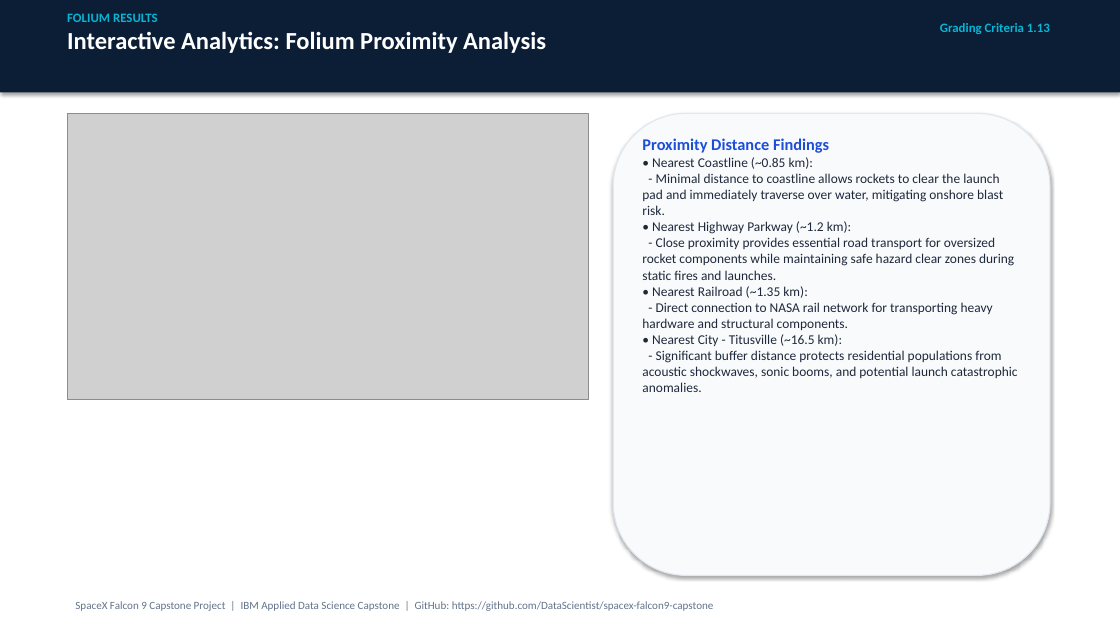
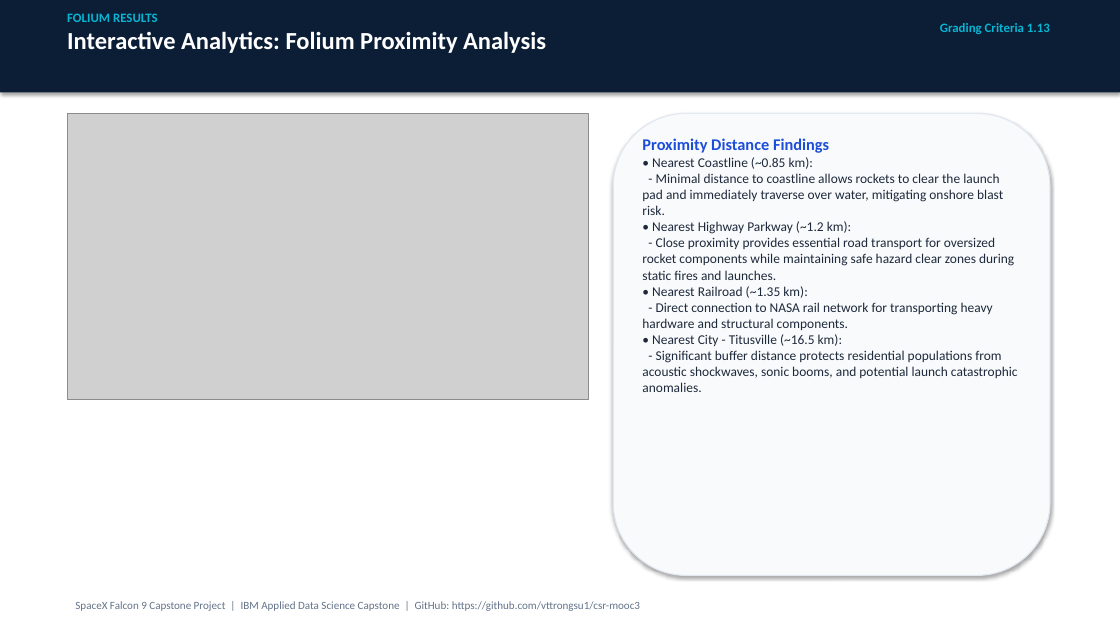
Before and after one commit to vttrongsu1/csr-mooc3, a slide deck: slide 17 of Data Science Capstone Project Report.pptx. Drawn at 1120x630 pixels with LibreOffice and Linux fonts; fonts in the diff are those of the drawing; grey boxes stand for pictures. Boxes give left, top, right and bottom in pixels: in the first picture for what was removed or moved away, otherwise in the second. Text is boxed around its words. In the diff, an @@ line names an element or a change of style, - is before the commit and + after.

```diff
--- a/Data Science Capstone Project Report.pptx
+++ b/Data Science Capstone Project Report.pptx
@@ text at (75, 601, 640, 611): text changed @@
-SpaceX Falcon 9 Capstone Project | IBM Applied Data Science Capstone | GitHub: https://github.com/DataScientist/spacex-falcon9-capstone
+SpaceX Falcon 9 Capstone Project | IBM Applied Data Science Capstone | GitHub: https://github.com/vttrongsu1/csr-mooc3
```
Also in this commit, not shown: 20 other slides changed, 4 other files.
